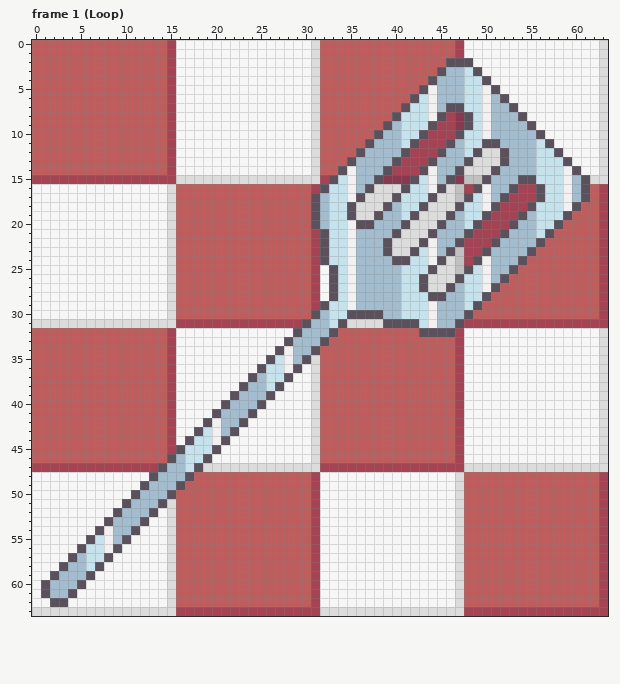
Pixel-art file, stored at 2020-11/03/Spatula.aseprite. The first picture shows the starting point.
64x64 pixels, 18 frames. Shown: frame 1 (Loop). The commit also changed other frames, which this record leaves out.
After the commit:
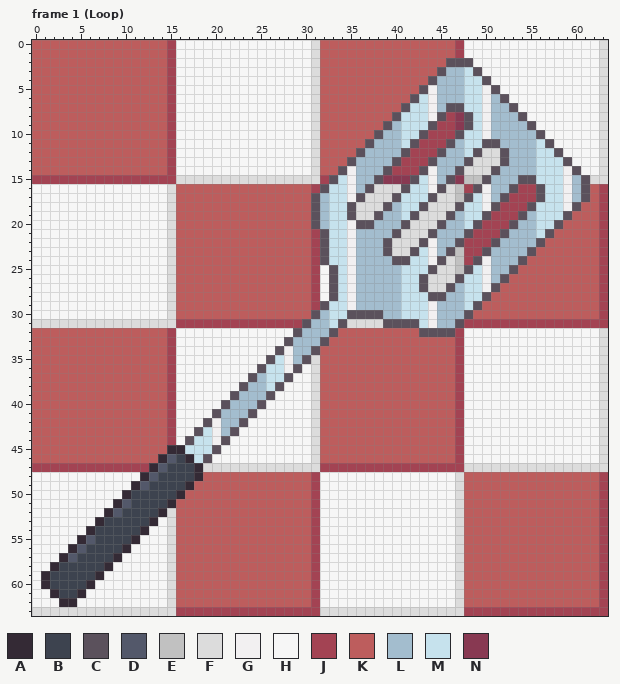
Palette (. is transparent): A #342a35  B #3d434f  C #5b515c  D #53586a  E #c1c1c1  F #dcdcdc  G #f2f0f1  H #f6f6f6  J #a34353  K #bd5d5d  L #a3bdce  M #c6e2ed  N #883952
From old to new:
Changed rows in their new state; - is an unchanged pixel.
Frame 1 (Loop), layer "Layer 2":
first column x 1:
45 --------------AA--
46 -------------ADBA-
47 ------------ADBBBA
48 -----------ADBBBBA
49 ----------ADBBBBA-
50 ---------ABBBBBA--
51 --------ADBBBBA---
52 -------ADBBBBA----
53 ------ABBBBBA-----
54 -----ABBBBBA------
55 ----ADBBBBA-------
56 ---ADBBBBA--------
57 --ADBBBBA---------
58 -ABBBBBA----------
59 ABBBBBA-----------
60 ABBBBA------------
61 HABBA-------------
62 -HAA--------------
Pixel boxes of the changes (left, top, right, bottom) in both pictures:
changed: (41, 445, 203, 607)
